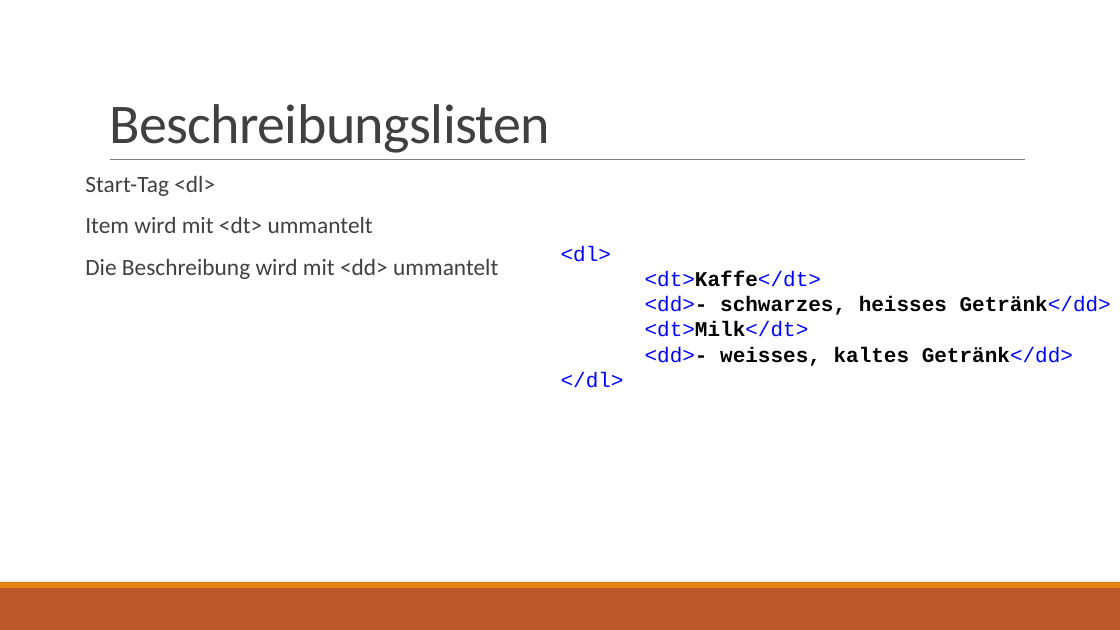
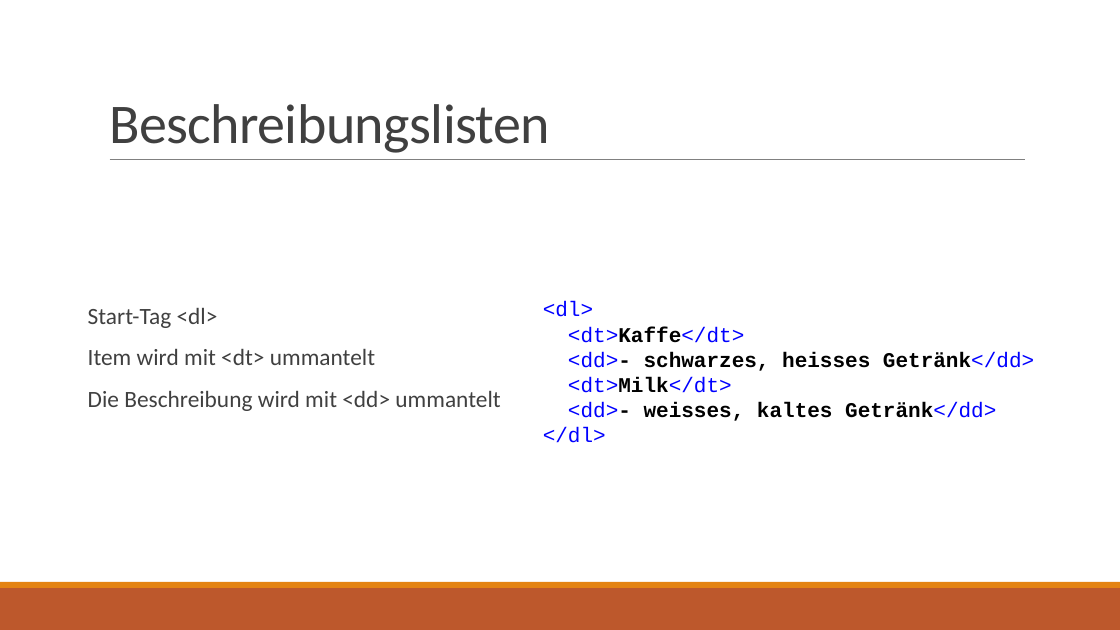
Before and after one commit to JOPA-WIT/web_seminar, a slide deck: slide 27 of Präsentationen/HTML.pptx. Drawn at 1120x630 pixels with LibreOffice and Linux fonts; fonts in the diff are those of the drawing. Boxes give left, top, right and bottom in pixels: in the first picture for what was removed or moved away, otherwise in the second. Text is boxed around its words. In the diff, an @@ line names an element or a change of style, - is before the commit and + after.

```diff
--- a/Präsentationen/HTML.pptx
+++ b/Präsentationen/HTML.pptx
@@ text "<dl>" rewrapped from (561,246,1111,388) to (543,302,1034,443) @@
@@ text "Start-Tag <dl>": place and size @@
-text "Start-Tag <dl>" at (85,176,498,279)
+text "Start-Tag <dl>" at (88,308,500,411)
```
Also in this commit, not shown: 19 other slides changed, 1 slide added, 1 slide removed, 1 other file.
